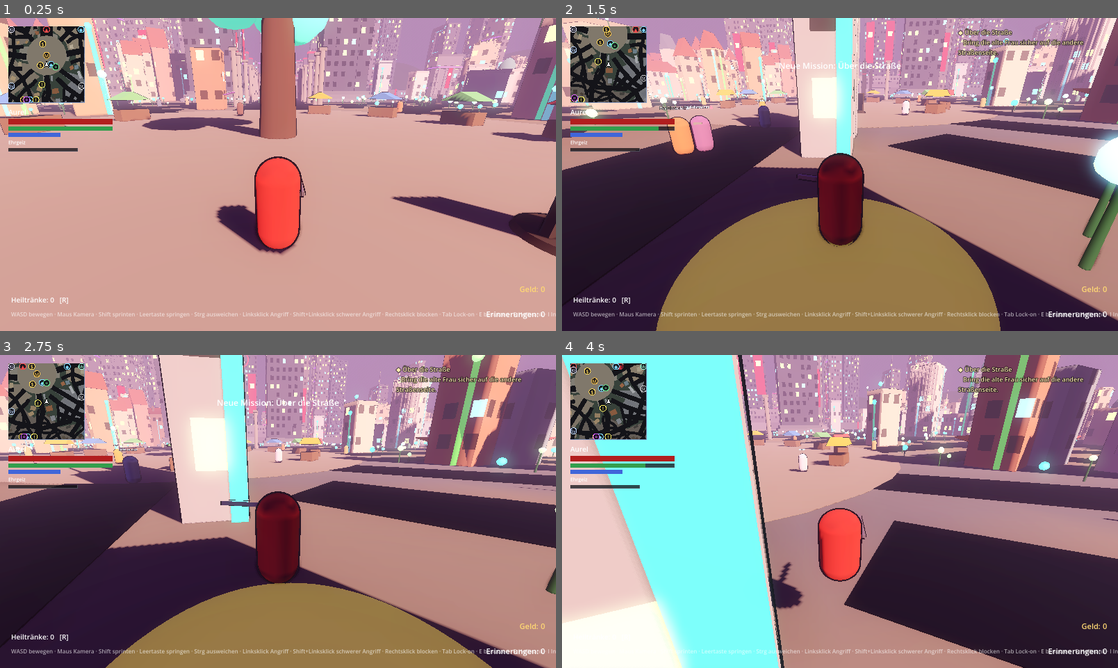
Above: before the commit, frames 1-4 (two rows, left to right).
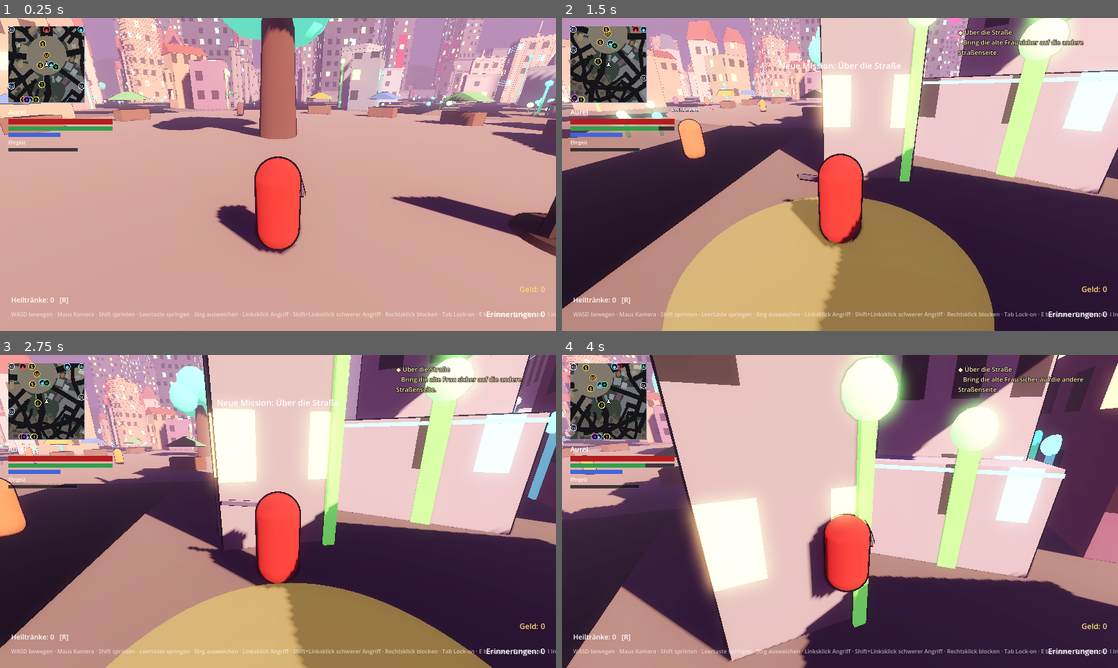
Above: after the commit, the same moments.

Repository: Aurelvonwatzdorf/nr1
Game: Godot game, scene res://tests/city_test.tscn
Same seed, same stepped clock (60 frames per second), same inputs: the game is played once before the commit and once after it. This scene is started directly instead of the project's main scene.
Inputs (mouse positions are in pixels of both pictures, inside the frame that each line leads up to):
- Up to frame 1 (0.25 s): no input
- Up to frame 2 (1.5 s): move the mouse to (867, 174) at 0.52 s; hold Right mouse button (block) 0.53-1.28 s; hold W (move_forward) from 0.53 s (still down); tap Space (jump) at 0.77 s; move the mouse to (812, 174) at 1.27 s; click (812, 174) at 1.35 s
- Up to frame 3 (2.75 s): keep holding W (move_forward); tap Space (jump) at 1.52 s; right-click (250, 511) at 1.55 s; move the mouse to (289, 505) at 2.02 s; hold Right mouse button (block) from 2.03 s (still down)
- Up to frame 4 (4 s): keep holding W (move_forward); move the mouse to (834, 517) at 2.77 s; release Right mouse button (block) at 2.78 s; tap F (call_spirit) at 2.85 s; tap Space (jump) at 3.02, 3.77 s; right-click (834, 517) at 3.05 s; move the mouse to (878, 514) at 3.52 s; hold Right mouse button (block) from 3.53 s (still down); tap Ctrl (dodge) at 3.6 s

The runs differ from the first frame. In frame 1, 16% of the frame differs, in the area x 0-100%, y 0-45%; in frame 2, 62%; in frame 3, 71%; in frame 4, 81%, in the area x 0-100%, y 0-100%.

Commit message:
Old woman goes into her house after being helped; city keep-clear radius per node
Co-Authored-By: Claude Opus 5.5 <noreply@anthropic.com>
Claude-Session: https://claude.ai/code/session_01RjnwZ2TtYogGPE8DCJukRJ

Diff:
--- a/game/scenes/levels/santo_santiago.tscn
+++ b/game/scenes/levels/santo_santiago.tscn
@@ -25,6 +25,7 @@
 [ext_resource type="PackedScene" path="res://scenes/enemies/enemy.tscn" id="23_enemy"]
 [ext_resource type="PackedScene" path="res://scenes/world/item_pickup.tscn" id="24_pickup"]
 [ext_resource type="Script" path="res://scripts/npcs/citizen_spawner.gd" id="25_citizens"]
+[ext_resource type="PackedScene" path="res://scenes/world/small_house.tscn" id="26_house"]
 [ext_resource type="Resource" path="res://resources/items/short_sword.tres" id="item_short_sword"]
 [ext_resource type="Resource" path="res://resources/items/battle_staff.tres" id="item_battle_staff"]
 [ext_resource type="Resource" path="res://resources/items/vibro_blade.tres" id="item_vibro_blade"]
@@ -124,6 +125,9 @@
 transform = Transform3D(1, 0, 0, 0, 1, 0, 0, 0, 1, 0, 0.05, 0)
 mesh = SubResource("CylinderMesh_destination")
 
+[node name="WomanHome" parent="StreetCrossing" instance=ExtResource("26_house")]
+transform = Transform3D(1, 0, 0, 0, 1, 0, 0, 0, 1, 17, 0, 44)
+
 [node name="NPCs" type="Node3D" parent="."]
 
 [node name="MarketMerchant" parent="NPCs" instance=ExtResource("10_npc")]
@@ -172,16 +176,16 @@
 kind = 2
 label = "Heilerin"
 
-[node name="OldWoman" parent="NPCs" node_paths=PackedStringArray("destination") instance=ExtResource("10_npc")]
+[node name="OldWoman" parent="NPCs" node_paths=PackedStringArray("destination", "home_door") instance=ExtResource("10_npc")]
 transform = Transform3D(1, 0, 0, 0, 1, 0, 0, 0, 1, -6, 0, 38)
 script = ExtResource("12_old_woman")
 mission = ExtResource("20_mission_woman")
 destination = NodePath("../../StreetCrossing/WomanDestination")
+home_door = NodePath("../../StreetCrossing/WomanHome/Door")
 npc_id = &"city_old_woman"
 display_name = "Alte Frau"
 body_color = Color(0.6, 0.45, 0.65, 1)
 walk_speed = 2.2
-roam = 2
 
 [node name="Marker" type="Node3D" parent="NPCs/OldWoman"]
 script = ExtResource("22_marker")
--- /dev/null
+++ b/game/scenes/world/small_house.tscn
@@ -0,0 +1,64 @@
+[gd_scene format=3]
+
+[sub_resource type="BoxShape3D" id="BoxShape3D_house"]
+size = Vector3(7, 5, 7)
+
+[sub_resource type="StandardMaterial3D" id="Material_wall"]
+albedo_color = Color(0.82, 0.74, 0.62, 1)
+
+[sub_resource type="BoxMesh" id="BoxMesh_house"]
+material = SubResource("Material_wall")
+size = Vector3(7, 5, 7)
+
+[sub_resource type="StandardMaterial3D" id="Material_roof"]
+albedo_color = Color(0.55, 0.3, 0.24, 1)
+
+[sub_resource type="PrismMesh" id="PrismMesh_roof"]
+material = SubResource("Material_roof")
+size = Vector3(7.6, 2.6, 7.6)
+
+[sub_resource type="StandardMaterial3D" id="Material_door"]
+albedo_color = Color(0.28, 0.18, 0.12, 1)
+
+[sub_resource type="BoxMesh" id="BoxMesh_door"]
+material = SubResource("Material_door")
+size = Vector3(0.12, 2.3, 1.3)
+
+[sub_resource type="StandardMaterial3D" id="Material_light"]
+albedo_color = Color(1, 0.8, 0.5, 1)
+emission_enabled = true
+emission = Color(1, 0.75, 0.4, 1)
+emission_energy_multiplier = 1.5
+
+[sub_resource type="BoxMesh" id="BoxMesh_window"]
+material = SubResource("Material_light")
+size = Vector3(0.1, 0.9, 0.9)
+
+[node name="SmallHouse" type="Node3D"]
+metadata/clear_radius = 7.0
+
+[node name="Body" type="StaticBody3D" parent="."]
+transform = Transform3D(1, 0, 0, 0, 1, 0, 0, 0, 1, 0, 2.5, 0)
+collision_mask = 0
+
+[node name="CollisionShape3D" type="CollisionShape3D" parent="Body"]
+shape = SubResource("BoxShape3D_house")
+
+[node name="Walls" type="MeshInstance3D" parent="."]
+transform = Transform3D(1, 0, 0, 0, 1, 0, 0, 0, 1, 0, 2.5, 0)
+mesh = SubResource("BoxMesh_house")
+
+[node name="Roof" type="MeshInstance3D" parent="."]
+transform = Transform3D(1, 0, 0, 0, 1, 0, 0, 0, 1, 0, 6.3, 0)
+mesh = SubResource("PrismMesh_roof")
+
+[node name="DoorMesh" type="MeshInstance3D" parent="."]
+transform = Transform3D(1, 0, 0, 0, 1, 0, 0, 0, 1, -3.55, 1.15, 0)
+mesh = SubResource("BoxMesh_door")
+
+[node name="Window" type="MeshInstance3D" parent="."]
+transform = Transform3D(1, 0, 0, 0, 1, 0, 0, 0, 1, -3.55, 3.3, 1.8)
+mesh = SubResource("BoxMesh_window")
+
+[node name="Door" type="Marker3D" parent="."]
+transform = Transform3D(1, 0, 0, 0, 1, 0, 0, 0, 1, -4.3, 0, 0)
--- a/game/scripts/npcs/old_woman.gd
+++ b/game/scripts/npcs/old_woman.gd
@@ -1,13 +1,16 @@
 class_name OldWoman
 extends NPC
 ## Alte Frau, die über die Straße will. Hilft man ihr, folgt sie der Spielfigur,
-## bis sie im Zielbereich auf der anderen Seite ankommt.
+## bis sie im Zielbereich auf der anderen Seite ankommt. Danach geht sie in ihr
+## Haus (falls `home_door` gesetzt ist) und bleibt dort.
 
-enum Mode { WAITING, FOLLOWING, ARRIVED }
+enum Mode { WAITING, FOLLOWING, ARRIVED, GOING_HOME, HOME }
 
 @export var mission: MissionData
 ## Bereich auf der anderen Straßenseite (Area3D, erkennt NPCs).
 @export var destination: Area3D
+## Tür ihres Hauses (Marker vor der Tür). Leer = sie bleibt am Ziel stehen.
+@export var home_door: Node3D
 ## So nah läuft sie an die Spielfigur heran.
 @export var follow_distance: float = 1.8
 
@@ -22,9 +25,11 @@
 	destination.body_entered.connect(_on_destination_body_entered)
 	match GameState.get_mission_status(mission.id):
 		GameState.MissionStatus.COMPLETED:
-			mode = Mode.ARRIVED
-			global_position = destination.global_position
-			home_position = global_position
+			if home_door:
+				_enter_home()
+			else:
+				mode = Mode.ARRIVED
+				global_position = destination.global_position
 		GameState.MissionStatus.ACTIVE:
 			mode = Mode.FOLLOWING
 
@@ -45,11 +50,23 @@
 		Mode.FOLLOWING:
 			_player = player
 			await dialogue.ask(display_name, "Ich bin direkt hinter dir.")
-		Mode.ARRIVED:
+		Mode.ARRIVED, Mode.GOING_HOME:
 			await dialogue.ask(display_name, "Danke dir vielmals. Solche Menschen gibt es nicht mehr oft.")
+		_:
+			pass
 
 
 func _npc_physics(delta: float) -> void:
+	if mode == Mode.GOING_HOME:
+		var to_door := home_door.global_position - global_position
+		to_door.y = 0.0
+		if to_door.length() < 0.8:
+			_enter_home()
+		else:
+			walk_towards(home_door.global_position, walk_speed * 0.8, delta)
+		return
+	if mode == Mode.HOME:
+		return
 	if mode == Mode.FOLLOWING:
 		if _player == null:
 			_player = get_tree().get_first_node_in_group(&"player") as Player
@@ -59,15 +76,32 @@
 	super._npc_physics(delta)
 
 
-## Wartet sie auf Hilfe, bleibt sie an der Straße. Danach geht sie ihrer Wege.
+## Sie läuft nicht frei herum: Sie wartet an der Straße und geht danach nach Hause.
 func _can_roam() -> bool:
-	return mode == Mode.ARRIVED
+	return false
+
+
+func is_home() -> bool:
+	return mode == Mode.HOME
+
+
+## Geht durch die Tür ins Haus: unsichtbar, nicht mehr ansprechbar.
+func _enter_home() -> void:
+	mode = Mode.HOME
+	velocity = Vector3.ZERO
+	if home_door:
+		global_position = home_door.global_position
+	visible = false
+	collision_layer = 0
+	collision_mask = 0
+	set_physics_process(false)
+	talk_area.set_deferred(&"monitorable", false)
+	hurtbox.set_deferred(&"monitorable", false)
 
 
 func _on_destination_body_entered(body: Node3D) -> void:
 	if body == self and mode == Mode.FOLLOWING:
-		mode = Mode.ARRIVED
-		home_position = global_position
+		mode = Mode.GOING_HOME if home_door else Mode.ARRIVED
 		GameState.complete_mission(mission)
 
 
--- a/game/scripts/world/city_generator.gd
+++ b/game/scripts/world/city_generator.gd
@@ -677,7 +677,9 @@
 			continue
 		for node in root.find_children("*", "Node3D", false, false):
 			var spot := node as Node3D
-			_clear_circles.append(Vector3(spot.global_position.x, spot.global_position.z, KEEP_CLEAR_RADIUS))
+			# Größere Dinge (z. B. ein Haus aus der Level-Szene) geben ihren Radius selbst an.
+			var radius: float = spot.get_meta(&"clear_radius", KEEP_CLEAR_RADIUS)
+			_clear_circles.append(Vector3(spot.global_position.x, spot.global_position.z, radius))
 
 
 # --- Häuser verteilen ---
@@ -791,10 +793,10 @@
 		CityDistrict.Style.MARKET:
 			return _spec(&"shophouse", _rng.randf_range(5.0, 8.0), height, _rng.randf_range(6.0, 9.0))
 		CityDistrict.Style.IMPERIAL:
-			if roll < 0.55:
+			if roll < 0.45:
 				return _kit_spec(&"kit_tower", KIT_TOWERS, _rng.randf_range(14.0, 20.0), height)
-			if roll < 0.8:
-				return _spec(&"monument_block", _rng.randf_range(18.0, 26.0), _rng.randf_range(16.0, 26.0), _rng.randf_range(14.0, 20.0))
+			if roll < 0.9:
+				return _spec(&"monument_block", _rng.randf_range(16.0, 24.0), _rng.randf_range(16.0, 26.0), _rng.randf_range(12.0, 18.0))
 			return _kit_spec(&"kit_block", KIT_BLOCKS, _rng.randf_range(16.0, 24.0), height * 0.6)
 	# Glaubensviertel und modernes Viertel: in reichen Straßen auch große Blöcke.
 	if rich > 0.55 and roll < 0.3:
--- a/game/tests/city_test.gd
+++ b/game/tests/city_test.gd
@@ -94,9 +94,14 @@
 	player.global_position = city.get_node("StreetCrossing/WomanDestination").global_position + Vector3(0, 0.1, 0.5)
 	for i in 600:
 		await get_tree().physics_frame
-		if woman.mode == OldWoman.Mode.ARRIVED:
+		if woman.mode != OldWoman.Mode.FOLLOWING:
 			break
-	_check(woman.mode == OldWoman.Mode.ARRIVED, "Alte Frau schafft es über die Straße")
+	_check(GameState.get_mission_status(&"help_old_woman") == GameState.MissionStatus.COMPLETED, "Alte Frau schafft es über die Straße")
+	for i in 900:
+		await get_tree().physics_frame
+		if woman.is_home():
+			break
+	_check(woman.is_home() and not woman.visible, "Danach geht sie in ihr Haus")
 	# Einwohner: laufen herum, meist im eigenen Viertel; Händler bleiben in der Nähe.
 	var citizens := city.get_node("Citizens").get_children()
 	_check(citizens.size() >= 40, "Einwohner in allen Vierteln (%d)" % citizens.size())
